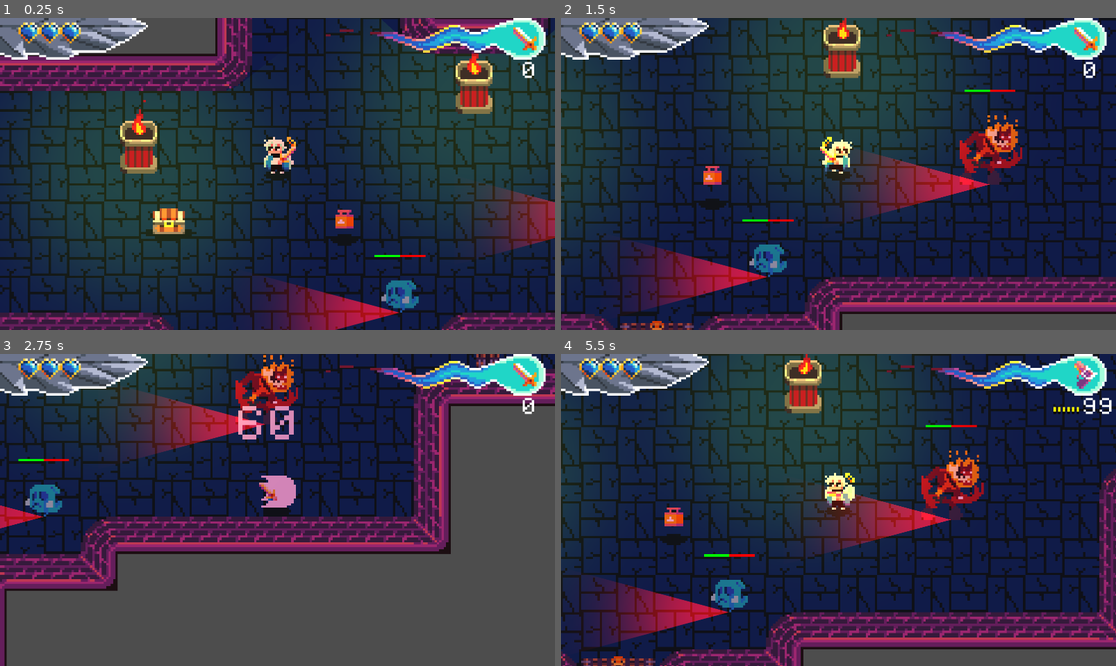
Above: before the commit, frames 1-4 (two rows, left to right).
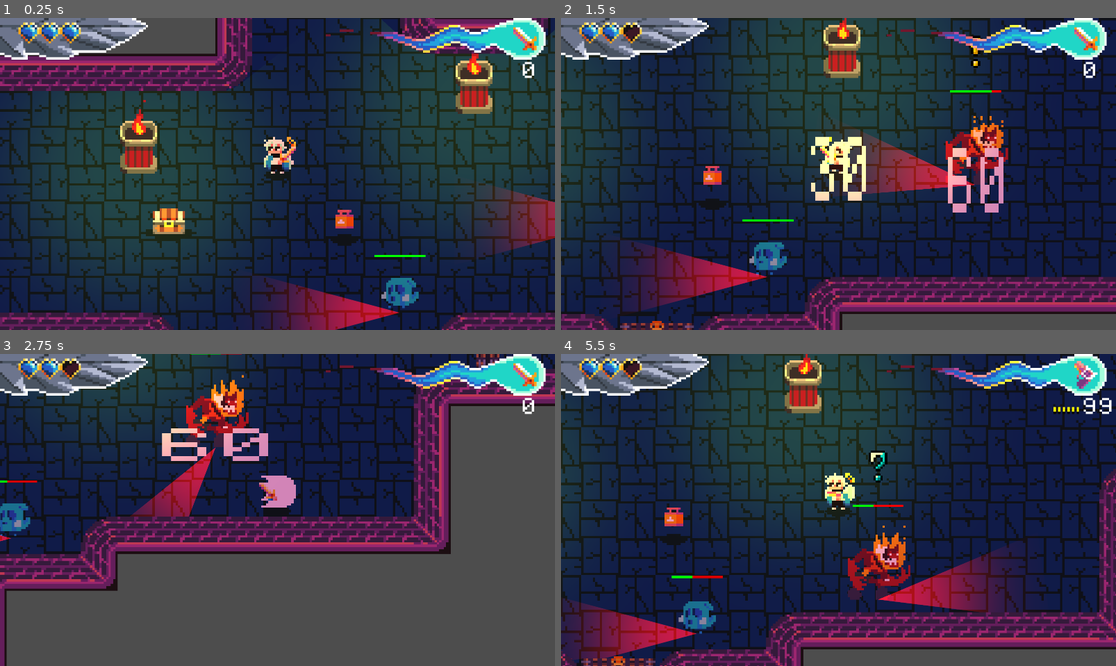
Above: after the commit, the same moments.

Repository: NielsOuvrard/TheShadowOfHeaven
Game: Godot game, scene res://Scenes/gameplay.tscn
Same seed, same stepped clock (60 frames per second), same inputs: the game is played once before the commit and once after it.
Inputs (mouse positions are in pixels of both pictures, inside the frame that each line leads up to):
- Up to frame 1 (0.25 s): no input
- Up to frame 2 (1.5 s): move the mouse to (960, 158) at 0.52 s; hold Right (move_right) 0.53-1.28 s; hold Space (shoot) 0.53-1.28 s; move the mouse to (727, 189) at 1.27 s; hold Down (move_down) from 1.28 s (still down); tap Q (change_weapon) at 1.35 s
- Up to frame 3 (2.75 s): tap Space (shoot) at 1.55, 2.3 s; move the mouse to (333, 441) at 2.02 s; release Down (move_down) at 2.03 s; hold Right (move_right) from 2.03 s (still down); hold Shift (dash) from 2.03 s (still down)
- Up to frame 4 (5.5 s): move the mouse to (810, 572) at 2.77 s; release Right (move_right) at 2.78 s; release Shift (dash) at 2.78 s; hold Up (move_up) 2.78-3.53 s; tap F (interact) at 2.85 s; tap Space (shoot) at 3.05, 4.35, 5.3 s; move the mouse to (1005, 556) at 3.52 s; hold Space (shoot) 3.53-4.28 s; hold Left (move_left) 3.53-5.03 s; tap R (reload) at 4.15 s; move the mouse to (672, 463) at 4.27 s; move the mouse to (866, 510) at 5.02 s; hold Down (move_down) from 5.03 s (still down); hold Q (change_weapon) from 5.03 s (still down)

The runs differ from the first frame. In frame 1, 0.3% of the frame differs, in the area x 68-77%, y 75-95%; in frame 2, 5.7%; in frame 3, 7.7%; in frame 4, 13%, in the area x 0-82%, y 2-98%.

Commit message:
both enemies -> heritance signals connected

Diff:
--- a/Scenes/deamon.tscn
+++ b/Scenes/deamon.tscn
@@ -132,7 +132,7 @@
 [node name="Sprites" type="AnimatedSprite2D" parent="." index="2"]
 position = Vector2(0, -16)
 sprite_frames = SubResource("SpriteFrames_f268b")
-animation = &"attack"
+autoplay = "default"
 
 [node name="Hitbox" type="Area2D" parent="." index="3"]
 collision_layer = 4
@@ -146,3 +146,8 @@
 [node name="Health" type="Node" parent="." index="4"]
 script = ExtResource("3_8wklb")
 life = 300
+
+[connection signal="knockback_emit" from="Hitbox" to="." method="_on_hitbox_knockback_emit"]
+[connection signal="die" from="Health" to="." method="_on_health_die"]
+[connection signal="life_change" from="Health" to="." method="_on_health_life_change"]
+[connection signal="life_ready" from="Health" to="." method="_on_health_life_ready"]
--- a/Scenes/ghost.tscn
+++ b/Scenes/ghost.tscn
@@ -75,3 +75,8 @@
 
 [node name="Health" type="Node" parent="." index="4"]
 script = ExtResource("5_vrakb")
+
+[connection signal="knockback_emit" from="Hitbox" to="." method="_on_hitbox_knockback_emit"]
+[connection signal="die" from="Health" to="." method="_on_health_die"]
+[connection signal="life_change" from="Health" to="." method="_on_health_life_change"]
+[connection signal="life_ready" from="Health" to="." method="_on_health_life_ready"]
--- a/Scripts/enemy_basic.gd
+++ b/Scripts/enemy_basic.gd
@@ -18,7 +18,7 @@
 @onready var research_cool_down: Timer = $ResearchCoolDown
 
 # children nodes
-@onready var sprites: AnimatedSprite2D = $Sprites
+@onready var sprites: AnimatedSprite2D = $Sprites # default / attack / move
 @onready var hitbox: Hitbox = $Hitbox
 @onready var health: Health = $Health
 
@@ -29,12 +29,11 @@
 		linear_movement = v
 		print("linear_movement", linear_movement)
 
-
-@export var SPEED := Data.SPEED_PLAYER * 0.3
-@export var COOLDOWN_SHOT := 1.0 ## time between each shot
-
 @export var followed_path : PathFollow2D
 @export_range(0, 1, 0.01) var offset_followed_path := 0.0 ## offset of the path, between 0 and 1
+
+var SPEED := Data.SPEED_PLAYER * 0.3
+var COOLDOWN_SHOT := 1.0 ## time between each shot
 
 var percent_path := 0
 var distance_vision := 100
@@ -68,20 +67,20 @@
 var EACH_FRAME := 1.0 / 60.0
 var SPEED_ROTATE := 0.02
 
-var sect_look_at = Vector2.RIGHT:
+var enemy_look_at = Vector2.RIGHT:
 	set(v):
 		if not ready_finished: # set the first time
-			sect_look_at = v
+			enemy_look_at = v
 		if v == Vector2.ZERO:
 			return
-		var angle_diff = sect_look_at.angle_to(v)
+		var angle_diff = enemy_look_at.angle_to(v)
 		if abs(angle_diff) > SPEED_ROTATE:
 			angle_diff = sign(angle_diff) * SPEED_ROTATE
-			sect_look_at = sect_look_at.rotated(angle_diff)
+			enemy_look_at = enemy_look_at.rotated(angle_diff)
 		else:
-			sect_look_at = v
-		ray_cast.target_position = sect_look_at * distance_vision
-		$PointLight2D.rotation = sect_look_at.angle() + PI
+			enemy_look_at = v
+		ray_cast.target_position = enemy_look_at * distance_vision
+		$PointLight2D.rotation = enemy_look_at.angle() + PI
 
 # TODO linked to the animated script
 
@@ -98,13 +97,14 @@
 	if linear_movement or followed_path:
 		state = State.WALKING
 		if linear_movement:
-			sect_look_at = linear_movement.normalized()
-			sprites.flip_h = sect_look_at.x > 0
+			enemy_look_at = linear_movement.normalized()
+			sprites.flip_h = enemy_look_at.x > 0
 		elif followed_path:
 			followed_path.progress_ratio = offset_followed_path
 			position = followed_path.position
-			sect_look_at = followed_path.position - position
+			enemy_look_at = followed_path.position - position
 	else:
+		enemy_look_at = Vector2.LEFT
 		state = State.NOTHING
 
 	$LifeBar.position.y -= sprites.sprite_frames.get_frame_texture("default", 0).get_size().y
@@ -139,12 +139,13 @@
 		return
 
 	var new_direction = (objective_position - position).normalized()
-	sect_look_at = new_direction
-	sprites.flip_h = sect_look_at.x > 0
+	enemy_look_at = new_direction
+	sprites.flip_h = enemy_look_at.x > 0
 
 	# walk only if he is not rotating
-	if sect_look_at == new_direction or (followed_path and state == State.WALKING):
+	if enemy_look_at == new_direction or (followed_path and state == State.WALKING):
 		velocity += new_direction * SPEED
+		sprites.play("move")
 
 
 func is_player_in_range(player: Node2D) -> bool:
@@ -184,15 +185,16 @@
 	shot_cooldown.start()
 
 func player_in_fov(player: Node, delta: float) -> void:
-	var angle : float = sect_look_at.angle_to(player.position - position)
+	sprites.play("attack")
+	var angle : float = enemy_look_at.angle_to(player.position - position)
 	if abs(angle) > 0.1:
-		sect_look_at = sect_look_at.rotated(angle)
+		enemy_look_at = enemy_look_at.rotated(angle)
 	elif shot_cooldown.is_stopped():
 		shoot(player)
 
 	var direction = Vector2.ZERO
 	if position.distance_to(player.position) > 25:
-		direction = sect_look_at
+		direction = enemy_look_at
 	else:
 		direction = Vector2.ZERO
 	velocity += direction * SPEED
@@ -201,13 +203,13 @@
 func searching(delta: float):
 	match state_searching:
 		StateSearching.ROTATE_PI_PLAYER_ESCAPE:
-			if sect_look_at.angle_to(last_time_i_saw_him - position) > 0.1:
-				sect_look_at = sect_look_at.rotated(SPEED_ROTATE)
+			if enemy_look_at.angle_to(last_time_i_saw_him - position) > 0.1:
+				enemy_look_at = enemy_look_at.rotated(SPEED_ROTATE)
 			else:
 				state_searching = StateSearching.GO_TO_POSITION_X
 		StateSearching.ROTATE_ORIGIN_DAMAGE:
-			if sect_look_at.angle_to(last_time_i_saw_him - position) > 0.1:
-				sect_look_at = sect_look_at.rotated(SPEED_ROTATE)
+			if enemy_look_at.angle_to(last_time_i_saw_him - position) > 0.1:
+				enemy_look_at = enemy_look_at.rotated(SPEED_ROTATE)
 			else:
 				state_searching = StateSearching.GO_TO_POSITION_X
 		StateSearching.GO_TO_POSITION_X:
@@ -219,13 +221,13 @@
 				research_cool_down.start()
 		StateSearching.ROTATE_ON_HIMSELF:
 			if not research_cool_down.is_stopped():
-				sect_look_at = sect_look_at.rotated(-SPEED_ROTATE)
+				enemy_look_at = enemy_look_at.rotated(-SPEED_ROTATE)
 			else:
 				state = State.WALKING
 
 func _physics_process(delta: float) -> void:
 	var player = get_tree().get_first_node_in_group("player")
-
+	sprites.play("default")
 	if is_player_in_range(player):
 		state = State.ATTACKING
 		mark_sprite.visible = true
--- a/Scripts/hud.gd
+++ b/Scripts/hud.gd
@@ -28,8 +28,7 @@
 const NUMBER_HALFS_HEARTS = 4 ## 2 hearts, 4 halfs
 const NUMBER_TYPES_BULLETS = 3
 
-# todo hearts / bullets childe as a scene, and animate them
-# todo add animation when reloading, shooting, and changing weapon
+# todo hearts childe as a scene, and animate them
 
 func bullet_to_ammo_list(ammo: int):
 	for i in range(bullet_parent.get_child_count()):
